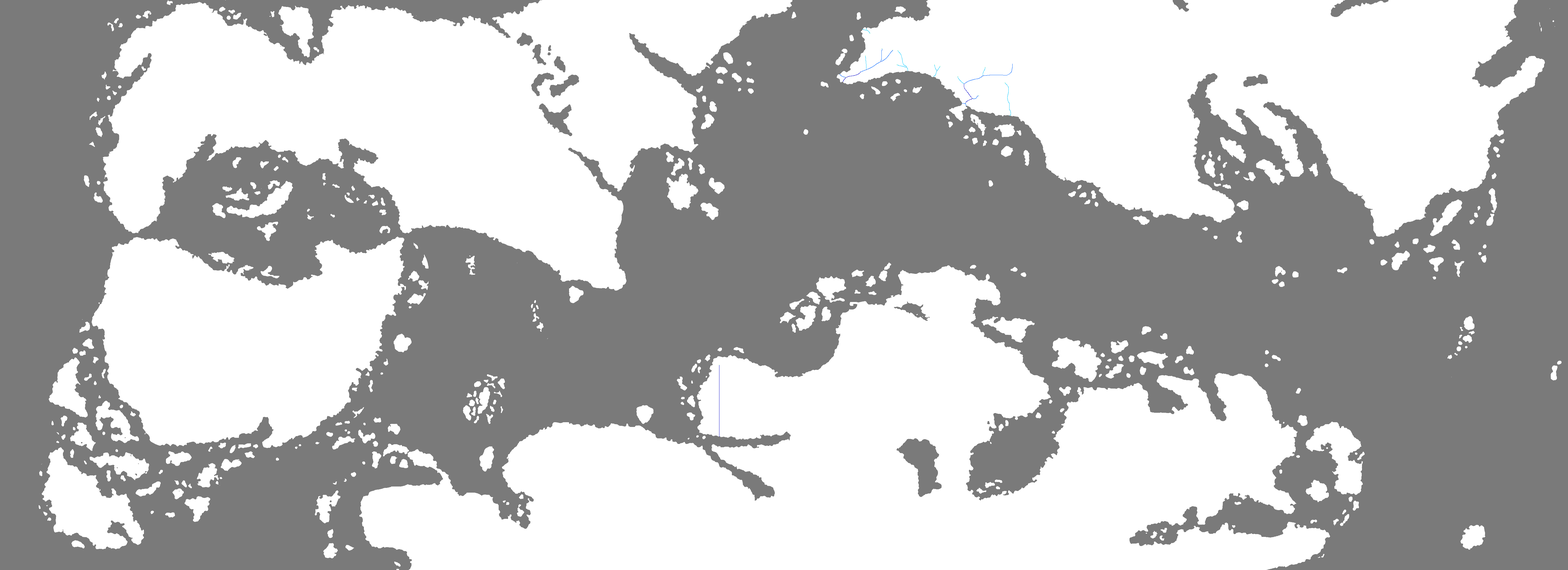
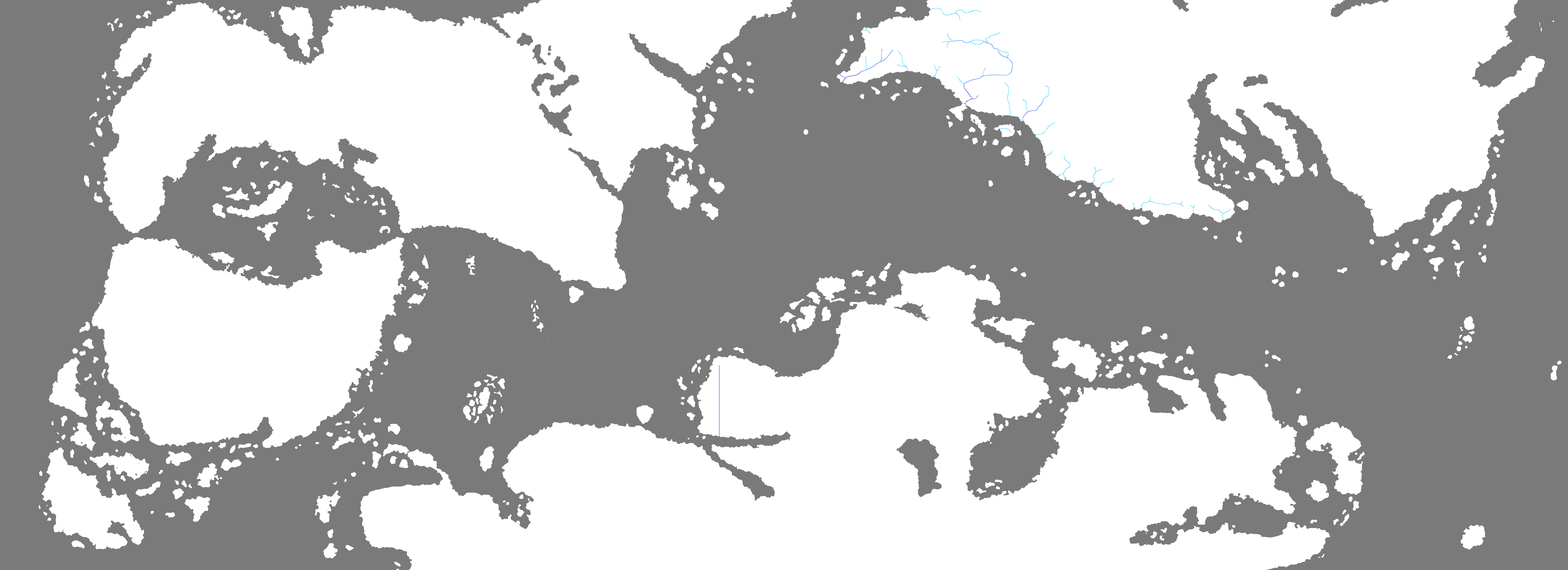
Layer changes from the first 1568 x 570 image to the second:
painted on "heightmap" over [930, 8, 1231, 220]
